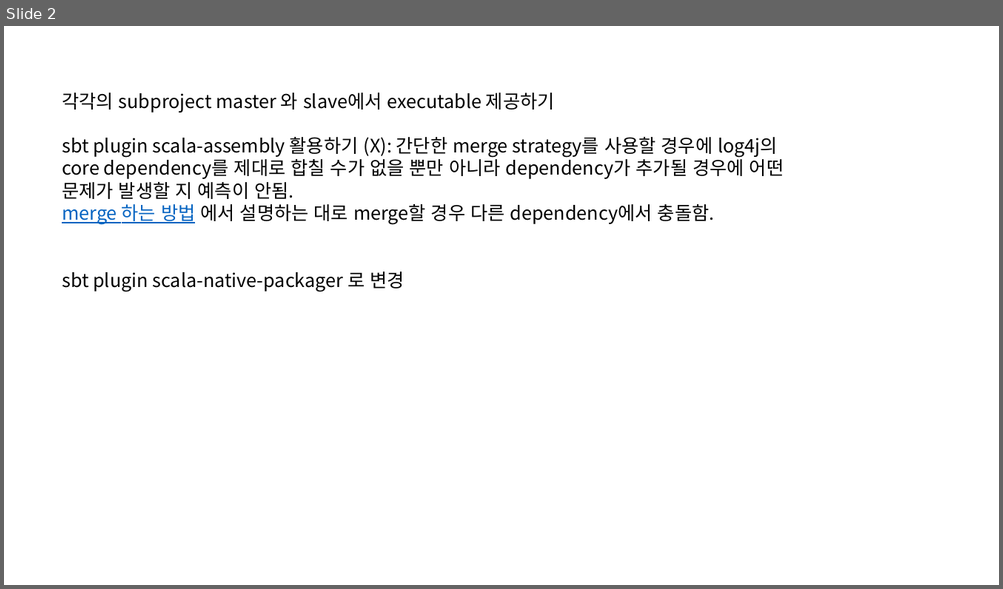
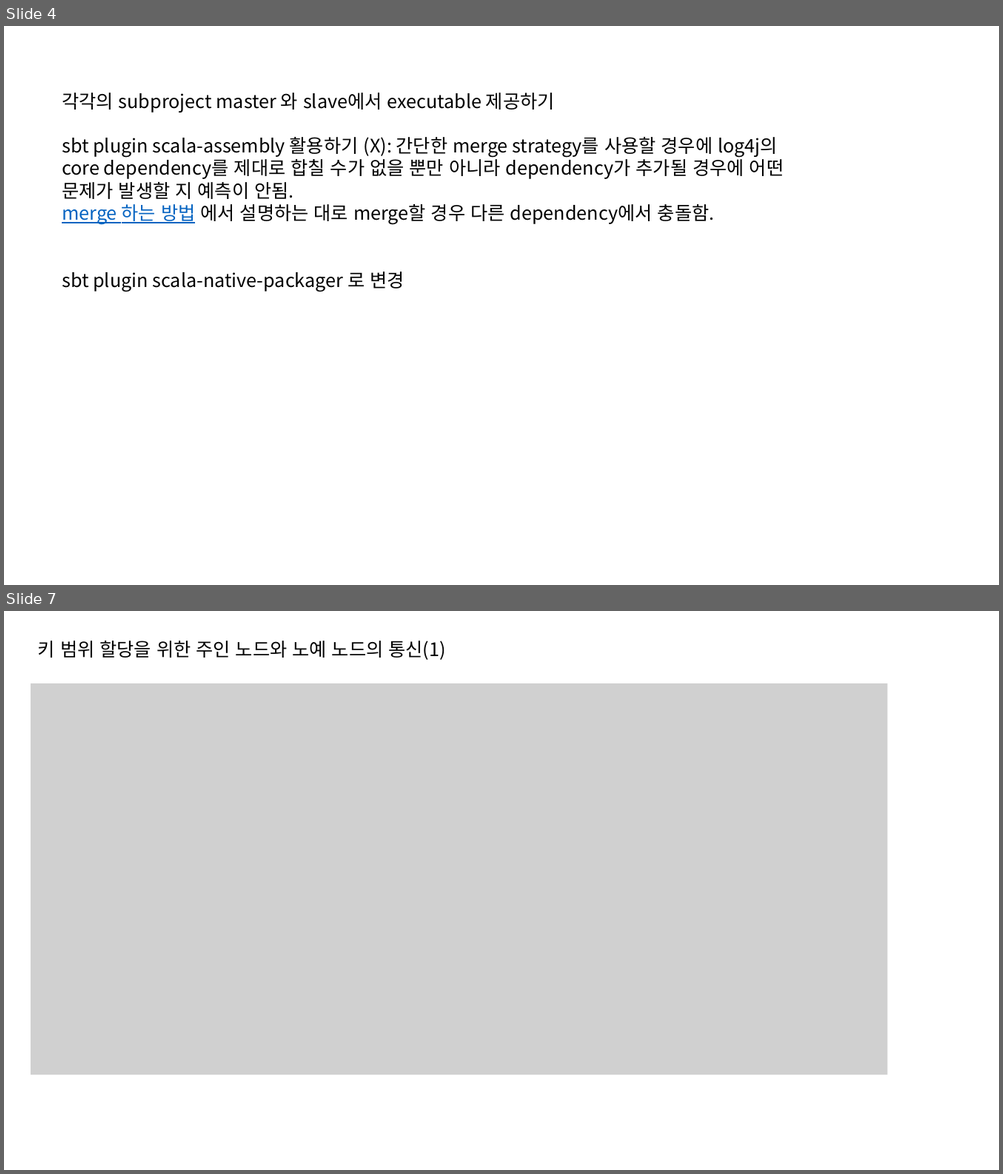
Before and after one commit to HoOngEe/cs434-doc, a slide deck: Design.pptx. Shown one above the other, each under a label of ours: slide 2 before the commit, slides 4 and 7 after it; the slides between them are not shown. The pictures are 1003x589 and 1003x1174 pixels, drawn with LibreOffice and Linux fonts; fonts in the diff are those of the drawing; grey boxes stand for pictures. Boxes give left, top, right and bottom in pixels: in the first picture for what was removed or moved away, otherwise in the second. Text is boxed around its words. In the diff, an @@ line names an element or a change of style, - is before the commit and + after.

```diff
--- a/Design.pptx
+++ b/Design.pptx
@@ slide 7 added at <box>4,611,999,1170</box>, background #FFFFFF @@
@@ text added at <box>38,641,446,660</box>, 18 pt, text #000000 @@
+키 범위 할당을 위한 주인 노드와 노예 노드의 통신(1)
@@ picture added at <box>31,684,888,1075</box> @@
@@ what was slide 2 is now slide 4 @@
```
Also in this commit, not shown: 5 other slides added.
